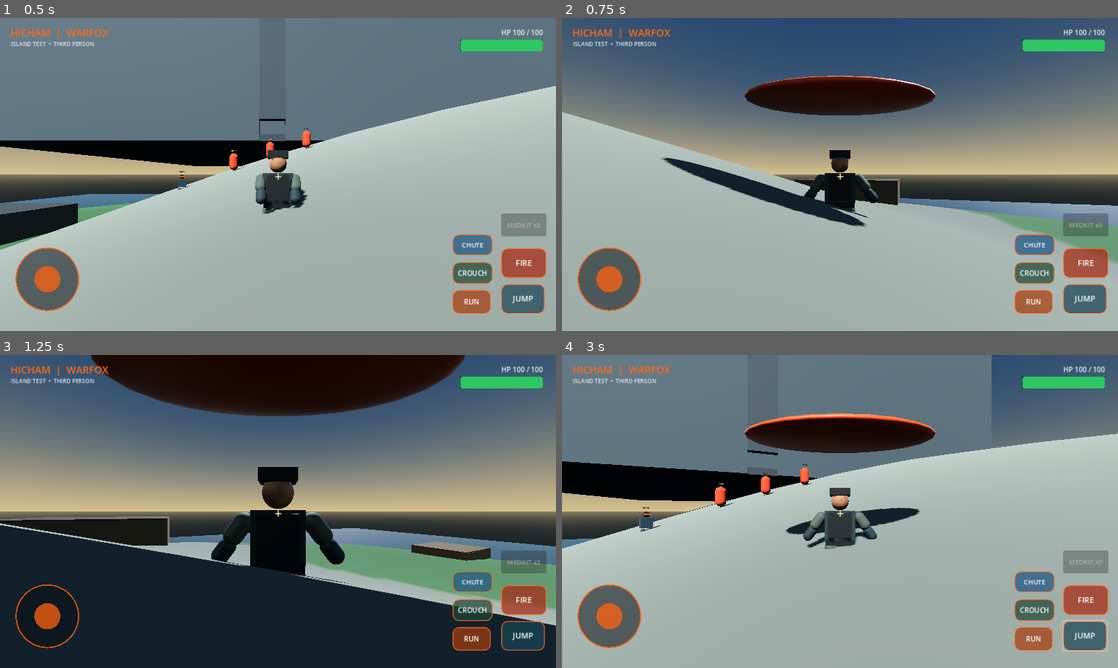
Above: before the commit, frames 1-4 (two rows, left to right).
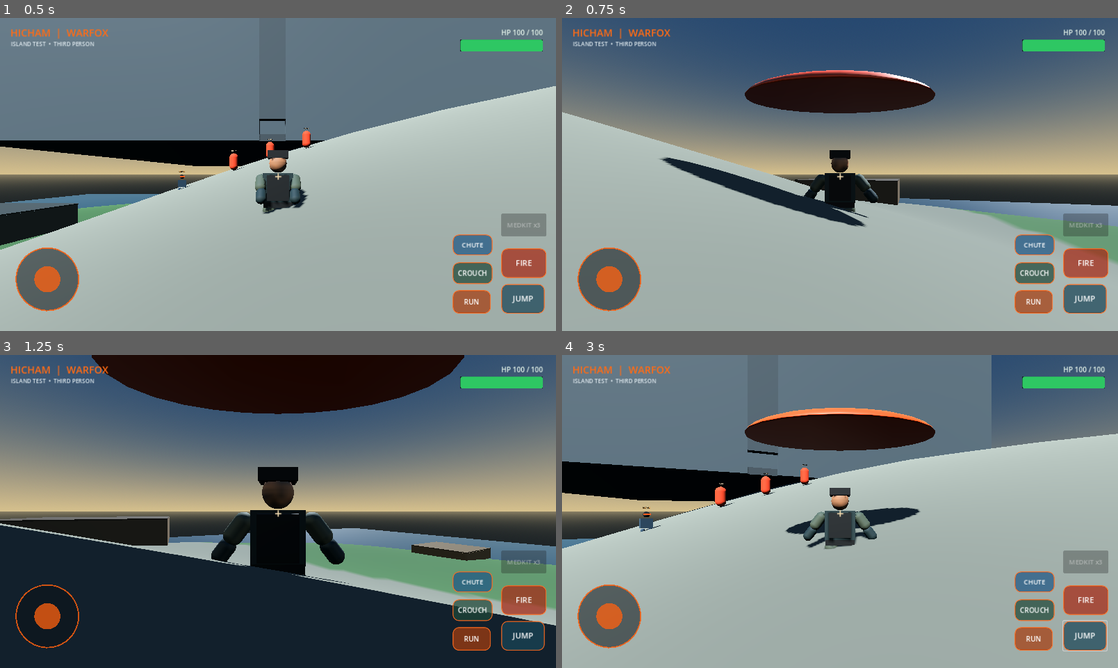
Above: after the commit, the same moments.

Repository: hicham07dzz-cyber/WARFOX
Game: Godot game, scene res://scenes/main.tscn
Two runs of this game, one before a commit and one after it. Both use one fixed random seed, a clock stepped at 60 frames per second and the inputs below.
Inputs (mouse positions are in pixels of both pictures, inside the frame that each line leads up to):
- Up to frame 1 (0.5 s): no input
- Up to frame 2 (0.75 s): move the mouse to (962, 158) at 0.52 s; hold D (move_right) from 0.53 s (still down); tap P (parachute) at 0.6 s; click (962, 158) at 0.67 s
- Up to frame 3 (1.25 s): keep holding D (move_right); tap Space (jump) at 0.77 s
- Up to frame 4 (3 s): release D (move_right) at 1.25 s; drag from (728, 527) to (812, 574) at 1.27 s; click "JUMP" at 2 s; move the mouse to (895, 442) at 2.77 s; hold D (move_right) from 2.78 s (still down); tap F (fire) at 2.85 s

Frame 1 is identical in both runs. In frame 2, 1.2% of the frame differs, in the area x 17-68%, y 16-66%; in frame 3, 0.5%; in frame 4, 1.2%, in the area x 32-68%, y 16-58%.

Commit message:
Refine parachute canopy and deploy only during descent

Diff:
--- a/scripts/player_controller.gd
+++ b/scripts/player_controller.gd
@@ -158,6 +158,7 @@
 	var canopy_mesh := SphereMesh.new()
 	canopy_mesh.radius = 1.0
 	canopy_mesh.height = 0.8
+	canopy_mesh.is_hemisphere = true
 	canopy_mesh.radial_segments = 24
 	canopy_mesh.rings = 12
 	canopy.mesh = canopy_mesh
@@ -197,7 +198,7 @@
 		medkit_cross.visible = true
 
 func deploy_parachute() -> void:
-	if is_on_floor() or parachute_deployed or is_knocked_out:
+	if is_on_floor() or velocity.y >= 0.0 or parachute_deployed or is_knocked_out:
 		return
 	parachute_deployed = true
 	parachute_visual.visible = true
